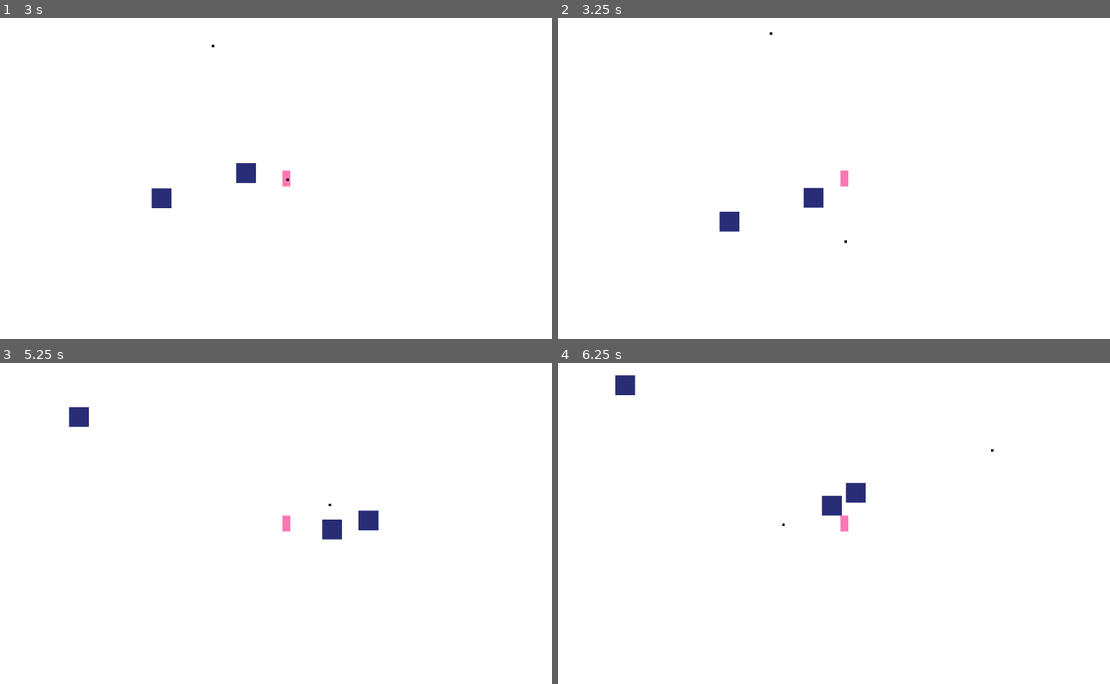
Above: before the commit, frames 1-4 (two rows, left to right).
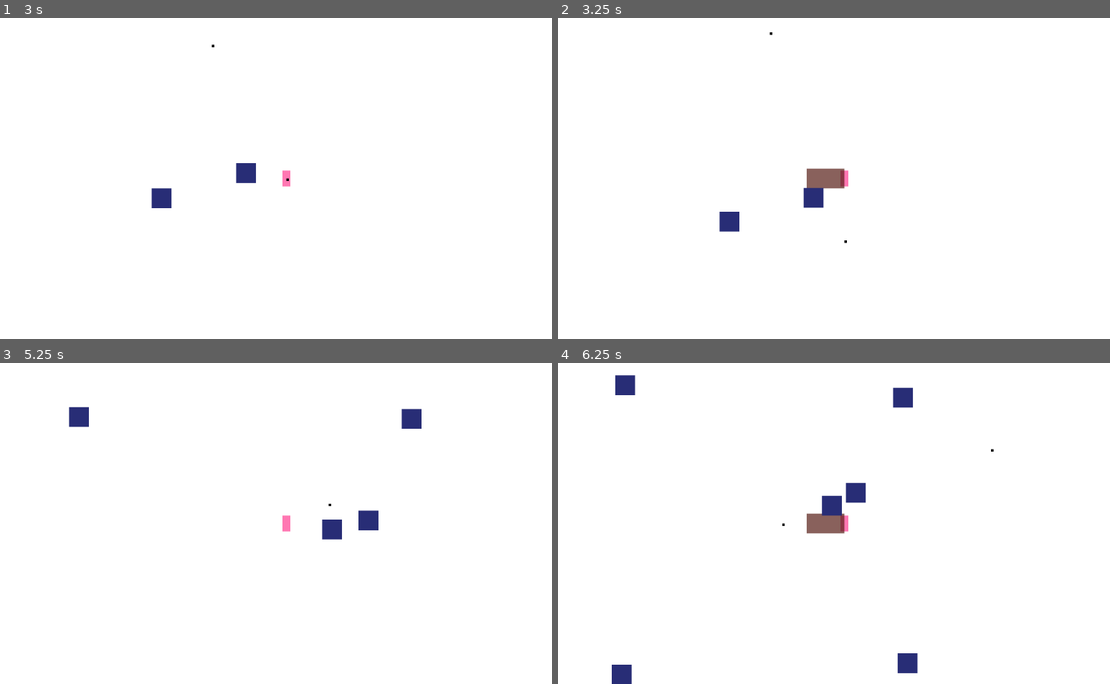
Above: after the commit, the same moments.

Repository: TaroAsukai/Catboy-Survivors
Game: Godot game, scene res://MainScene/game.tscn
Same seed, same stepped clock (60 frames per second), same inputs: the game is played once before the commit and once after it.
Inputs:
- Up to frame 1 (3 s): hold D (moveRight) 0.53-1.28 s; hold S (moveDown) 1.28-2.03 s; hold D (moveRight) 2.03-2.78 s; hold W (moveUp) from 2.78 s (still down)
- Up to frame 2 (3.25 s): keep holding W (moveUp)
- Up to frame 3 (5.25 s): release W (moveUp) at 3.53 s; hold A (moveLeft) 3.53-5.03 s; hold S (moveDown) from 5.03 s (still down)
- Up to frame 4 (6.25 s): release S (moveDown) at 5.78 s; hold D (moveRight) from 5.78 s (still down)

Frame 1 is identical in both runs. In frame 2, 0.4% of the frame differs, in the area x 45-52%, y 46-54%; in frame 3, 0.2%; in frame 4, 1.1%, in the area x 9-66%, y 7-100%.

Commit message:
beggining of melee

Diff:
--- a/MainScene/game.gd
+++ b/MainScene/game.gd
@@ -18,6 +18,14 @@
 	pass
 
 func spawn_next_wave():
-	var enemy_char = enemy.instantiate()
-	enemy_char.global_position = Vector2(100,100)
-	self.add_child(enemy_char)  # přidá projektil do scény
+	var spawn_positions = [
+		Vector2(100, 100),
+		Vector2(800, 100),
+		Vector2(100, 800),
+		Vector2(800, 800)
+	]
+
+	for pos in spawn_positions:
+		var enemy_char = enemy.instantiate()
+		enemy_char.global_position = pos
+		add_child(enemy_char)
--- /dev/null
+++ b/Player/Melee/melee.gd
@@ -0,0 +1,35 @@
+extends Area2D
+
+
+# Called when the node enters the scene tree for the first time.
+func _ready():
+	var timer = Timer.new()
+	add_child(timer)
+	timer.wait_time = .5
+	timer.autostart = true
+	timer.one_shot = false
+	timer.connect("timeout", _melee_Timeout)
+	timer.start()
+	connect("area_entered", _on_Area_entered)
+	connect("area_exited", _on_Area_exited)
+
+
+# Called every frame. 'delta' is the elapsed time since the previous frame.
+func _process(delta):
+	pass
+
+func _melee_Timeout():
+	call_deferred("queue_free")
+
+func _on_Area_entered(area):
+	# Zde můžete implementovat logiku, co se stane, když něco vstoupí do oblasti zbraně
+	print("yop")
+	if area.is_in_group("Enemies"):
+		# Udělit poškození nepříteli
+		print("Hit an enemy")
+	else:
+		print("ye")
+
+func _on_Area_exited(area):
+	print("left")
+	# Zde můžete implementovat logiku, co se stane, když něco opustí oblast zbraně
--- /dev/null
+++ b/Player/Melee/melee.tscn
@@ -0,0 +1,21 @@
+[gd_scene load_steps=3 format=3 uid="uid://bfg68nqvp77nv"]
+
+[ext_resource type="Script" path="res://Player/Melee/melee.gd" id="1_kjtmi"]
+
+[sub_resource type="RectangleShape2D" id="RectangleShape2D_6h5se"]
+size = Vector2(76, 40)
+
+[node name="Melee" type="Area2D"]
+collision_layer = 15
+collision_mask = 63
+script = ExtResource("1_kjtmi")
+
+[node name="ColorRect" type="ColorRect" parent="."]
+offset_left = -76.0
+offset_top = -20.0
+offset_bottom = 20.0
+color = Color(0.32549, 0.0980392, 0.0666667, 0.686275)
+
+[node name="CollisionShape2D" type="CollisionShape2D" parent="."]
+position = Vector2(-38, 0)
+shape = SubResource("RectangleShape2D_6h5se")
--- a/Scripts/Player.gd
+++ b/Scripts/Player.gd
@@ -1,14 +1,26 @@
 extends CharacterBody2D
 
+
+var projectile_scene = preload("res://Player/Bullets/Magic_Ball.tscn")
+var melee_scene = preload("res://Player/Melee/melee.tscn")
 
 func _ready():
 	# Nastavení časovače
 	var timer = Timer.new()
+	var timer_melee = Timer.new()
+
 	timer.wait_time = 1  # Interval ve vteřinách
 	timer.autostart = true
 	timer.one_shot = false
 	timer.connect("timeout", on_Timer_timeout_Player)
+
+	timer_melee.wait_time = 3
+	timer_melee.autostart = true
+	timer_melee.one_shot = false
+	timer_melee.connect("timeout", on_Timer_timeout_Melee)
+
 	add_child(timer)
+	add_child(timer_melee)
 
 
 func _physics_process(_delta):
@@ -21,10 +33,16 @@
 	# Funkce pro střelbu projektilu
 	shoot()
 
-var projectile_scene = preload("res://Player/Bullets/Magic_Ball.tscn")
+func on_Timer_timeout_Melee():
+	slash()
+
 
 func shoot():
 	var projectile = projectile_scene.instantiate()
 	projectile.global_position = self.global_position
 	projectile.set_velocity(self.velocity)
 	get_parent().add_child(projectile)  # přidá projektil do scény
+
+func slash():
+	var slash = melee_scene.instantiate()
+	self.add_child(slash)  # přidá projektil do scény
--- /dev/null
+++ b/melee.tscn
@@ -0,0 +1,19 @@
+[gd_scene load_steps=3 format=3 uid="uid://0vsm5q44oy0s"]
+
+[ext_resource type="Script" path="res://Player/Melee/melee.gd" id="1_doiv5"]
+
+[sub_resource type="RectangleShape2D" id="RectangleShape2D_nvl08"]
+size = Vector2(27, 20)
+
+[node name="Area2D" type="Area2D"]
+script = ExtResource("1_doiv5")
+
+[node name="ColorRect" type="ColorRect" parent="."]
+offset_left = -27.0
+offset_top = -10.0
+offset_bottom = 10.0
+color = Color(0.329412, 0.129412, 0.0509804, 0.466667)
+
+[node name="CollisionShape2D" type="CollisionShape2D" parent="."]
+position = Vector2(-13.5, 0)
+shape = SubResource("RectangleShape2D_nvl08")
